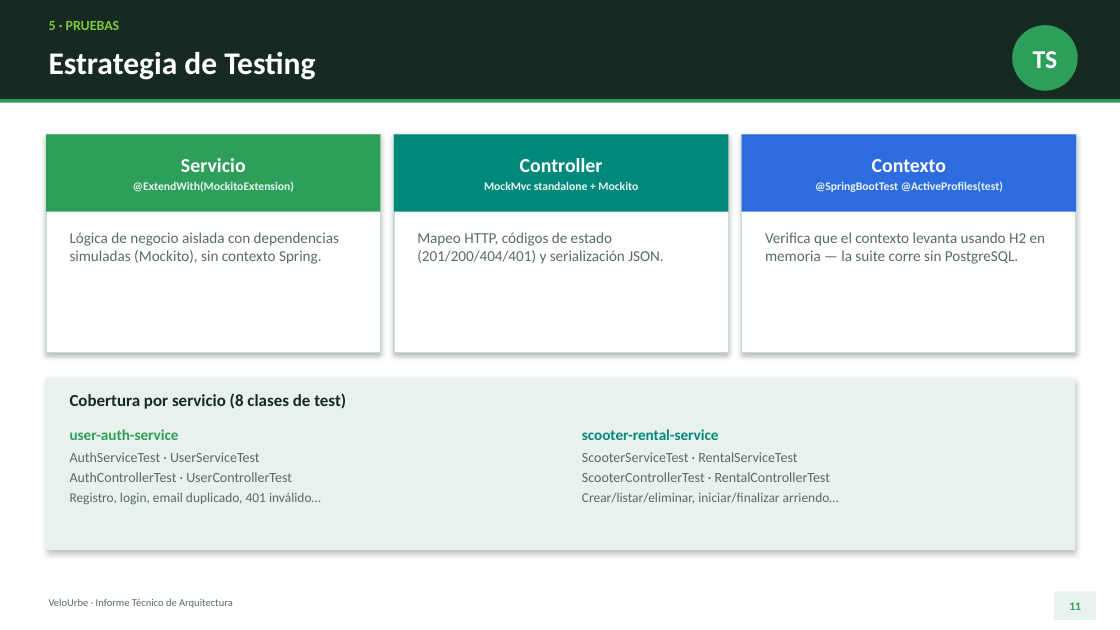
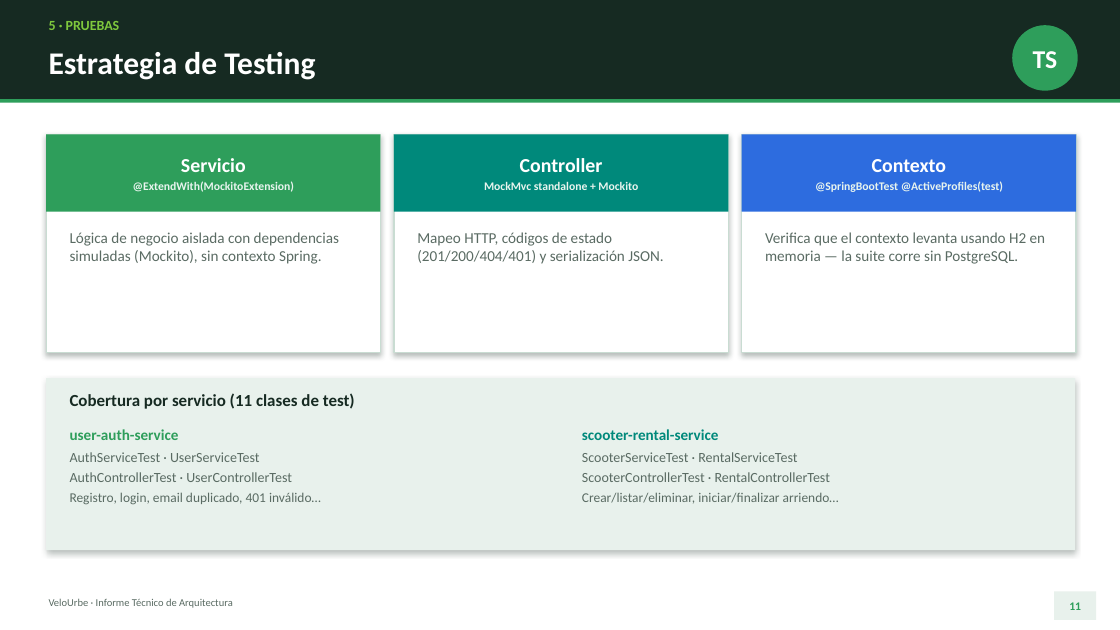
Before and after one commit to ethan1213/velourbe-platform, a slide deck: slide 11 of Presentacion VeloUrbe.pptx. Drawn at 1120x630 pixels with LibreOffice and Linux fonts; fonts in the diff are those of the drawing. Boxes give left, top, right and bottom in pixels: in the first picture for what was removed or moved away, otherwise in the second. Text is boxed around its words. In the diff, an @@ line names an element or a change of style, - is before the commit and + after.

Commit message:
docs: actualiza informe PDF y presentacion PPTX a la arquitectura actual
- Informe Tecnico VeloUrbe.pdf regenerado: 10 microservicios funcionales,
  flujo Gateway -> BFF -> microservicios, tabla completa de servicios y BDs,
  diagramas C2/C3 actualizados (C3 con patron CSR), RF nuevos (pagos,
  estaciones, resenas, BFF proxy), Swagger centralizado y estrategia Git
  con los 12 servicios.
- Presentacion VeloUrbe.pptx actualizada (mismo diseno): portada, contexto,
  arquitectura, diagramas C2, Swagger centralizado, branching y conclusion
  reflejan los 10 microservicios y el Gateway sin codigo.

```diff
--- a/Presentacion VeloUrbe.pptx
+++ b/Presentacion VeloUrbe.pptx
@@ text at (70,393,355,409): text changed @@
-Cobertura por servicio (8 clases de test)
+Cobertura por servicio (11 clases de test)
```
Also in this commit, not shown: 8 other slides changed, 1 other file.
